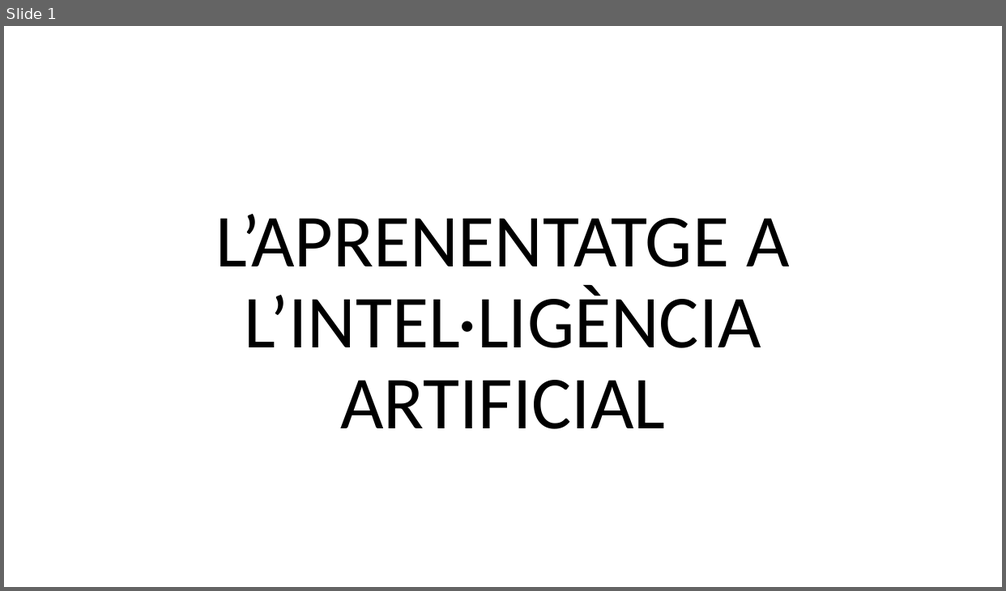
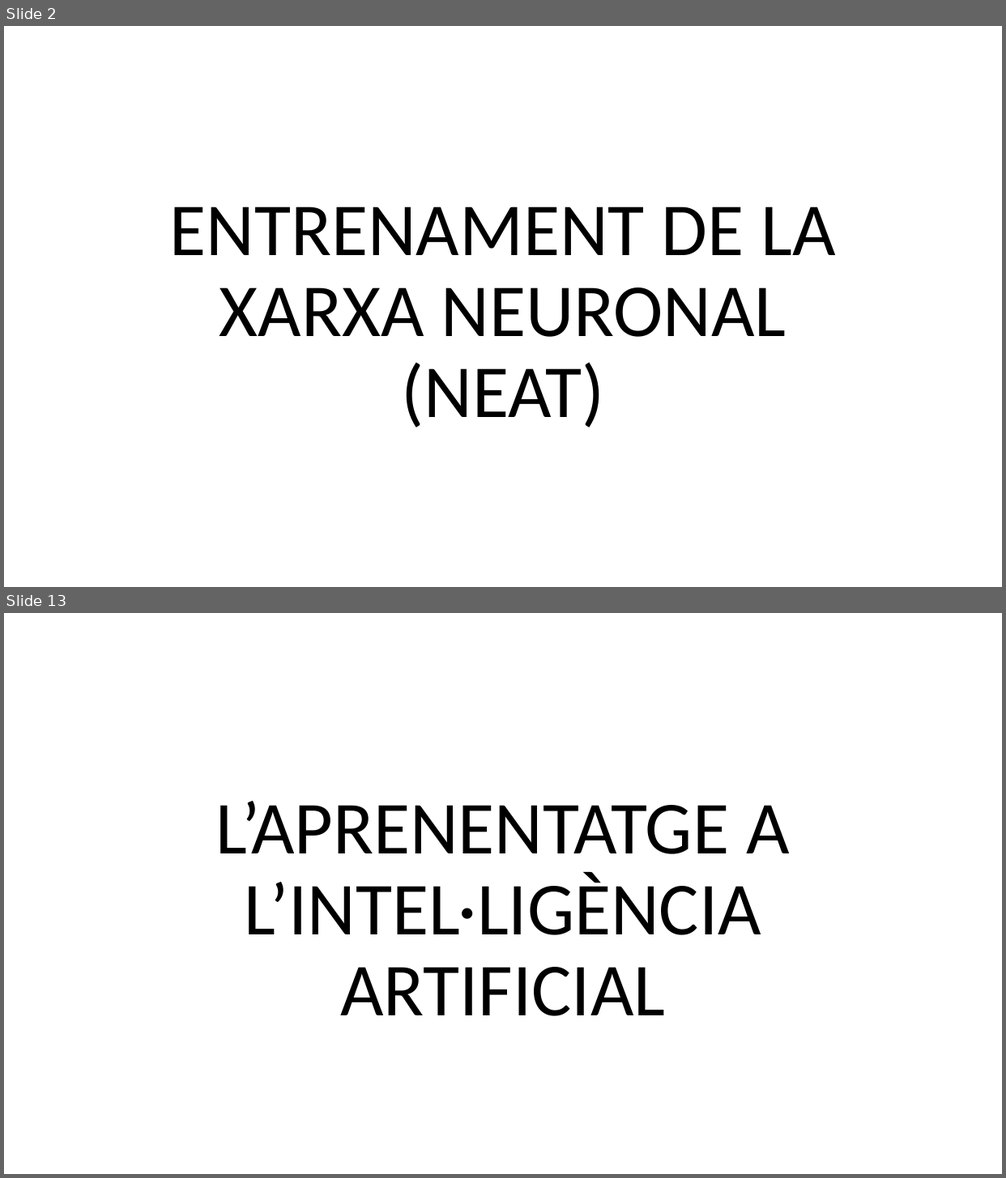
Before and after one commit to FerrerJan/Treball-de-Recerca-IA, a slide deck: TR_ESCRIT/PPT.pptx. Shown one above the other, each under a label of ours: slide 1 before the commit, slides 2 and 13 after it; the slides between them are not shown. The pictures are 1006x591 and 1006x1178 pixels, drawn with LibreOffice and Linux fonts; fonts in the diff are those of the drawing. Boxes give left, top, right and bottom in pixels: in the first picture for what was removed or moved away, otherwise in the second. Text is boxed around its words. In the diff, an @@ line names an element or a change of style, - is before the commit and + after.

```diff
--- a/TR_ESCRIT/PPT.pptx
+++ b/TR_ESCRIT/PPT.pptx
@@ slide 2 added at <box>4,26,1002,587</box>, background #FFFFFF @@
@@ title added at <box>169,207,836,428</box>, 72 pt, text #000000 @@
+ENTRENAMENT DE LA XARXA NEURONAL (NEAT)
@@ what was slide 1 is now slide 13 @@
```
Also in this commit, not shown: 11 other slides added.
